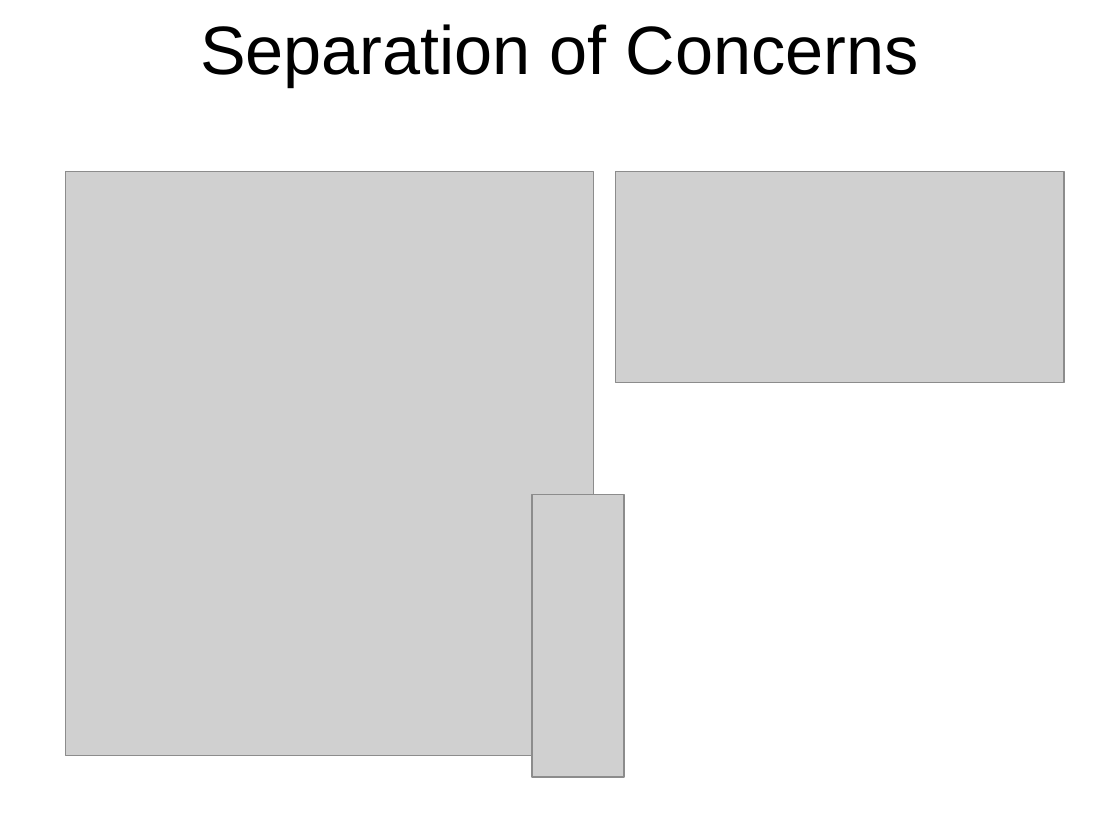
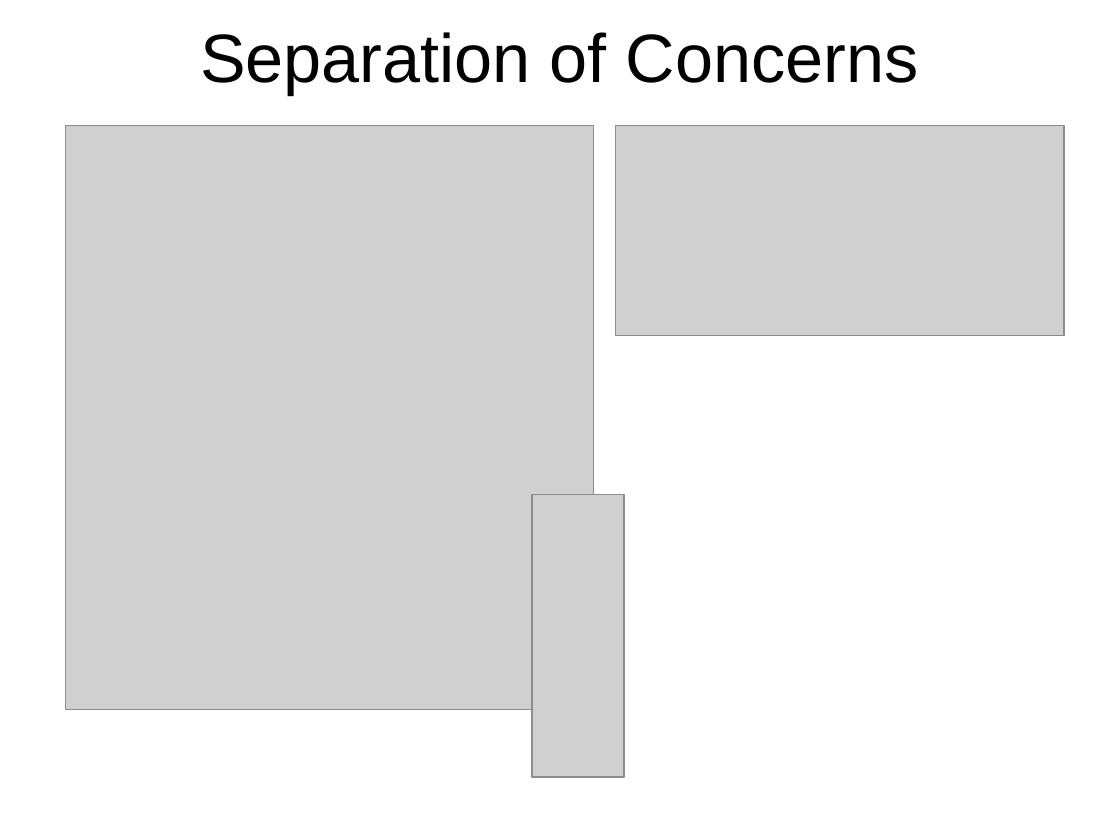
Before and after one commit to msuarz/portfolio, a slide deck: slide 15 of agile2011/presentation.pptx. Drawn at 1120x840 pixels with LibreOffice and Linux fonts; fonts in the diff are those of the drawing; grey boxes stand for pictures; background and template pictures are left out. Boxes give left, top, right and bottom in pixels: in the first picture for what was removed or moved away, otherwise in the second. Text is boxed around its words. In the diff, an @@ line names an element or a change of style, - is before the commit and + after.

```diff
--- a/agile2011/presentation.pptx
+++ b/agile2011/presentation.pptx
@@ title "Separation of Concerns": place and size @@
-title "Separation of Concerns" at box(200, 24, 919, 87)
+title "Separation of Concerns" at box(200, 32, 919, 95)
@@ title "Separation of Concerns" at box(200, 32, 919, 95): letter outline none to #000000 0 pt @@
@@ picture: place and size @@
-picture at box(65, 171, 592, 756)
+picture at box(65, 125, 592, 710)
@@ picture: place and size @@
-picture at box(615, 171, 1064, 382)
+picture at box(615, 125, 1064, 336)
```
Also in this commit, not shown: 22 other slides changed.
